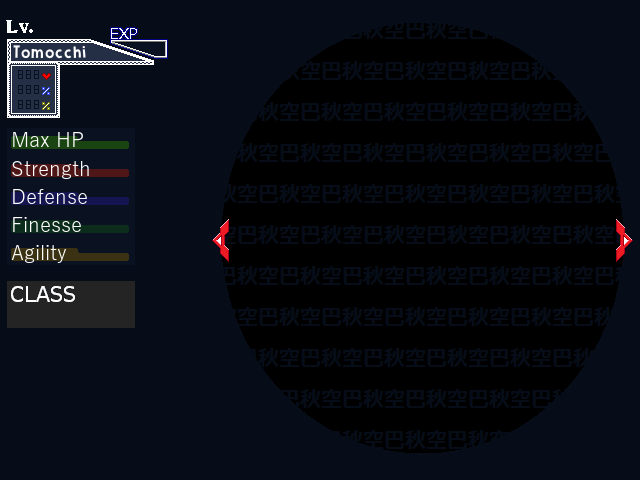
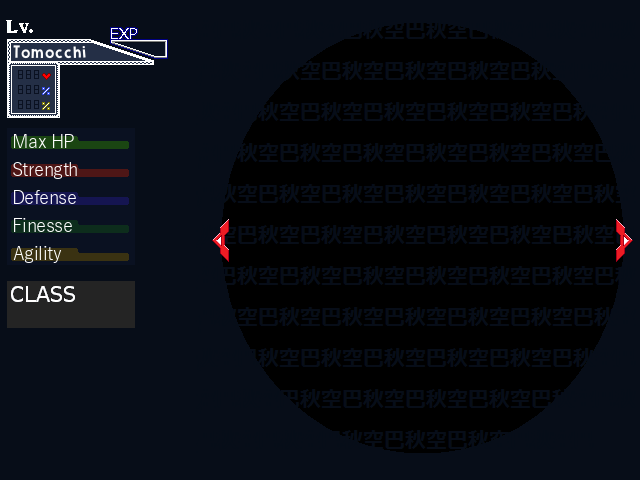
Layers edited between the first and the second 640px x 480px image:
painted on "Max HP" over [13, 132, 83, 148]
painted on "Strength" over [12, 161, 89, 179]
added layer "Defense" in group "Stats" over [14, 190, 76, 204]
moved "Finesse" above "Agility", painted on it over [13, 217, 81, 232]
removed layer "Agility" (in "Stats copy") from group "Stats copy" over [11, 245, 66, 263]
renamed "Defense" to "Agility", painted on it over [13, 189, 87, 263]
